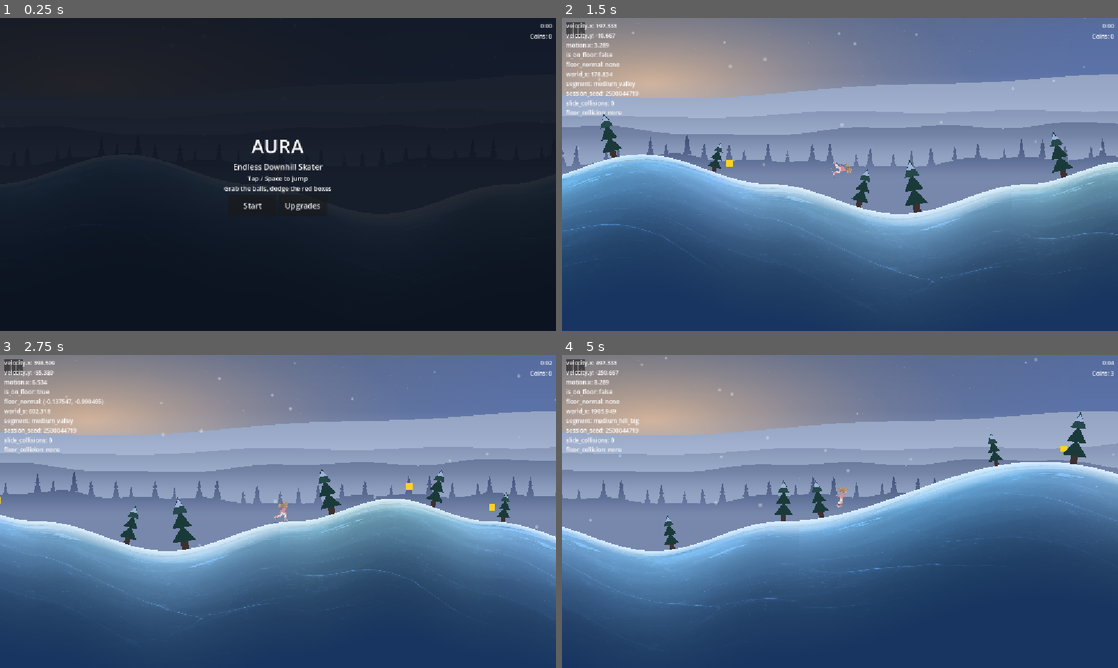
Above: before the commit, frames 1-4 (two rows, left to right).
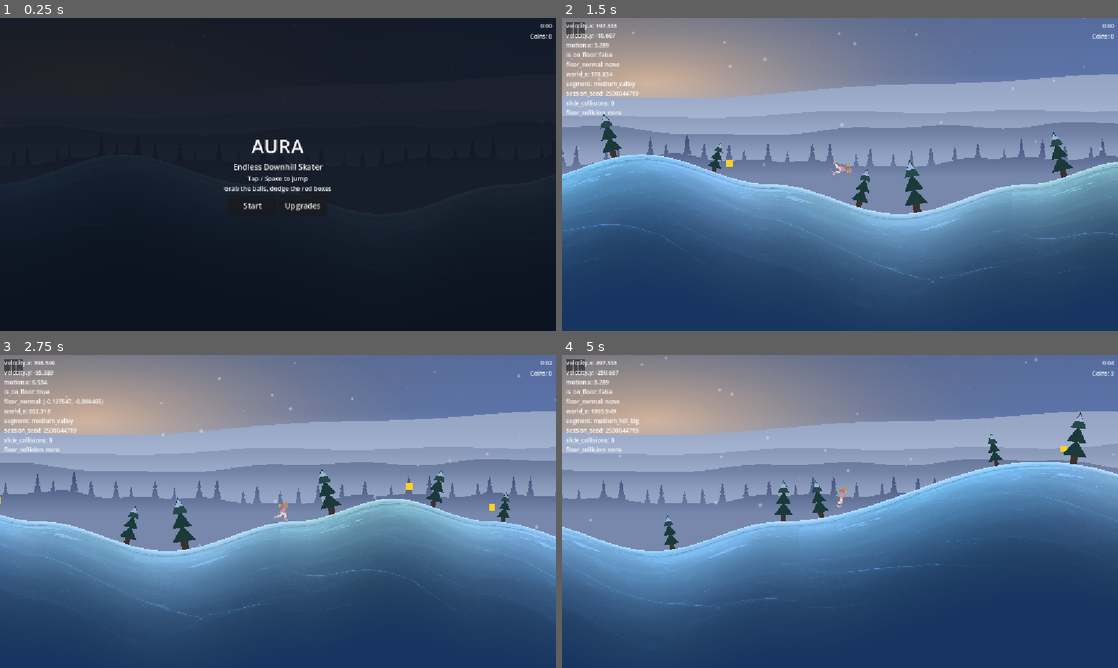
Above: after the commit, the same moments.

Repository: Kiernan-Hub/Aurora
Game: Godot game, scene res://scenes/main.tscn
Same seed, same stepped clock (60 frames per second), same inputs: the game is played once before the commit and once after it.
Inputs (mouse positions are in pixels of both pictures, inside the frame that each line leads up to):
- Up to frame 1 (0.25 s): no input
- Up to frame 2 (1.5 s): click "Start" at 0.5 s; tap Enter (ui_accept) at 1.25 s; move the mouse to (962, 158) at 1.27 s; hold Up (ui_up) from 1.28 s (still down); tap M at 1.35 s; click (962, 158) at 1.42 s
- Up to frame 3 (2.75 s): tap Enter (ui_accept) at 1.52, 1.82 s; release Up (ui_up) at 2 s; drag from (166, 527) to (522, 486) at 2.02 s
- Up to frame 4 (5 s): move the mouse to (895, 442) at 2.77 s; hold Up (ui_up) 2.78-3.5 s; tap M at 2.85, 4.35 s; drag from (812, 574) to (1023, 536) at 3.52 s; move the mouse to (1006, 558) at 4.27 s; hold Down (ui_down) from 4.28 s (still down); tap Enter (ui_accept) at 4.52, 4.82 s

The runs differ from the first frame. In frame 2, 2.7% of the frame differs, in the area x 0-100%, y 43-66%; in frame 3, 2.7%; in frame 4, 2.8%, in the area x 0-100%, y 34-65%.

Commit message:
Thin the snow cap to a frost line, so the ice's own cracks stay dominant
The cap read as a thick rolled edge -- snowboard-y -- and became the dominant thing
on the slope. That is backwards: the tile's cracks and facets are what the ice is
supposed to be carrying, and the cap is meant to be a frost line catching the light
on the lip. Its VARIATION is what makes it read, not its mass.

Depth 10-44px -> 3-13px, and snow_cap_strength down ~40% across all eight biomes.

Both were needed, and the distinction is worth keeping: depth changes the AREA the
band covers, snow_cap_strength changes the PEAK. sky_layer_check measures peak
contribution, which comes from the fully-opaque top row -- so thinning alone would
have left the measured number completely unchanged while fixing the actual
complaint, and lowering strength alone would have faded it without making it
thinner. Noted in biomes.md so the next retune does not chase one knob.

Side effect confirming the interaction 2b already documented: IceHue readings went
UP, 25-33 to 28-37, because a thinner cap occludes less of the ice surface where
the hue drift lives.

Measured (floor 24/255):
  arctic_dawn 72  pale_morning 70  glacier_teal 48  mauve_haze 65
  sunset_rose 38  violet_dusk 54  twilight_blue 69  starlit_night 78

Verified by frame: the ride line is now a fine bright edge that thickens and thins,
with the ice's cracks clearly the dominant texture. SKY_LAYER_CHECK PASS (34
measurements), BIOME_CHECK PASS, TERRAIN_INVARIANT PASS. project.godot clean --
checked deliberately, since the Godot editor is currently open on this project and
--editor rewrites it.

Co-Authored-By: Claude Opus 5 <noreply@anthropic.com>

Diff:
--- a/resources/biomes/arctic_dawn.tres
+++ b/resources/biomes/arctic_dawn.tres
@@ -31,7 +31,7 @@
 ice_depth = Color(0.24, 0.55, 1.0, 1)
 ice_hue_variance = 0.14
 snow_cap_color = Color(0.98, 0.99, 1, 1)
-snow_cap_strength = 0.75
+snow_cap_strength = 0.45
 snow_tint = Color(0.96, 0.98, 1, 0.44)
 snow_density_scale = 1.0
 mist_strength = 0.5
--- a/resources/biomes/glacier_teal.tres
+++ b/resources/biomes/glacier_teal.tres
@@ -32,7 +32,7 @@
 ice_depth = Color(0.18, 0.74, 0.68, 1)
 ice_hue_variance = 0.15
 snow_cap_color = Color(0.96, 1, 1, 1)
-snow_cap_strength = 0.45
+snow_cap_strength = 0.3
 ice_texture = ExtResource("2")
 snow_tint = Color(1, 1, 1, 0.42)
 snow_density_scale = 1.0
--- a/resources/biomes/mauve_haze.tres
+++ b/resources/biomes/mauve_haze.tres
@@ -32,7 +32,7 @@
 ice_depth = Color(0.32, 0.64, 1.0, 1)
 ice_hue_variance = 0.13
 snow_cap_color = Color(1, 0.99, 1, 1)
-snow_cap_strength = 0.7
+snow_cap_strength = 0.42
 ice_texture = ExtResource("2")
 snow_tint = Color(1, 0.98, 1, 0.44)
 snow_density_scale = 1.0
--- a/resources/biomes/pale_morning.tres
+++ b/resources/biomes/pale_morning.tres
@@ -31,7 +31,7 @@
 ice_depth = Color(0.48, 0.72, 0.98, 1)
 ice_hue_variance = 0.14
 snow_cap_color = Color(1, 1, 1, 1)
-snow_cap_strength = 0.85
+snow_cap_strength = 0.5
 snow_tint = Color(1, 1, 1, 0.34)
 snow_density_scale = 0.7
 mist_strength = 0.75
--- a/resources/biomes/starlit_night.tres
+++ b/resources/biomes/starlit_night.tres
@@ -31,7 +31,7 @@
 ice_depth = Color(0.1, 0.34, 0.8, 1)
 ice_hue_variance = 0.0
 snow_cap_color = Color(0.9, 0.94, 1, 1)
-snow_cap_strength = 0.8
+snow_cap_strength = 0.48
 snow_tint = Color(0.92, 0.96, 1, 0.5)
 snow_density_scale = 0.8
 mist_strength = 0.2
--- a/resources/biomes/sunset_rose.tres
+++ b/resources/biomes/sunset_rose.tres
@@ -31,7 +31,7 @@
 ice_depth = Color(0.7, 0.58, 0.88, 1)
 ice_hue_variance = 0.16
 snow_cap_color = Color(1, 0.96, 0.93, 1)
-snow_cap_strength = 0.6
+snow_cap_strength = 0.36
 snow_tint = Color(1, 0.96, 0.94, 0.4)
 snow_density_scale = 0.9
 mist_strength = 0.45
--- a/resources/biomes/twilight_blue.tres
+++ b/resources/biomes/twilight_blue.tres
@@ -31,7 +31,7 @@
 ice_depth = Color(0.18, 0.46, 0.92, 1)
 ice_hue_variance = 0.12
 snow_cap_color = Color(0.95, 0.97, 1, 1)
-snow_cap_strength = 0.7
+snow_cap_strength = 0.42
 snow_tint = Color(0.95, 0.98, 1, 0.46)
 snow_density_scale = 1.0
 mist_strength = 0.3
--- a/resources/biomes/violet_dusk.tres
+++ b/resources/biomes/violet_dusk.tres
@@ -31,7 +31,7 @@
 ice_depth = Color(0.42, 0.46, 0.96, 1)
 ice_hue_variance = 0.13
 snow_cap_color = Color(0.98, 0.97, 1, 1)
-snow_cap_strength = 0.65
+snow_cap_strength = 0.4
 snow_tint = Color(0.98, 0.97, 1, 0.42)
 snow_density_scale = 1.0
 mist_strength = 0.4
--- a/scripts/terrain/terrain_generator.gd
+++ b/scripts/terrain/terrain_generator.gd
@@ -803,12 +803,21 @@
 const ICE_HUE_PHASE_OFFSET: float = 1.7
 
 # --- Snow cap ------------------------------------------------------------------------------
-# Depth of the settled-snow band below the ride line, in px. The band's LOWER edge is displaced
-# by a function of world_x between these two, which is the whole point: the tile's own snow
-# band repeats every ICE_TILE_WORLD_WIDTH, so the ride line otherwise has the same profile
-# forever. Shallow -- this is a rim of snow, not a second terrain layer.
-const SNOW_CAP_DEPTH_MIN: float = 10.0
-const SNOW_CAP_DEPTH_MAX: float = 44.0
+# Depth of the frost line below the ride line, in px. The band's LOWER edge is displaced by a
+# function of world_x between these two, which is the whole point: the tile's own snow band
+# repeats every ICE_TILE_WORLD_WIDTH, so the ride line otherwise has the same profile forever.
+#
+# THIN, AND DELIBERATELY SO (retuned 2026-08-10). The first cut ran 10-44px, which read as a
+# thick rolled edge -- "snowboard-y" -- and became the dominant thing on the slope. The ice's
+# own cracks and facets are supposed to carry that. This is a frost line catching the light on
+# the lip, not a second terrain layer, so it stays under ~14px and its VARIATION is what makes
+# it read, not its mass.
+#
+# Note thinning does not lower what sky_layer_check measures: peak contribution comes from the
+# fully-opaque top row, so depth changes the AREA covered and snow_cap_strength changes the
+# peak. Thinning alone would have kept the same number while fixing the actual complaint.
+const SNOW_CAP_DEPTH_MIN: float = 3.0
+const SNOW_CAP_DEPTH_MAX: float = 13.0
 # Deliberately different wavelengths from the hue drift, and again unrelated to
 # ICE_TILE_WORLD_WIDTH (1200), so cap thickness, colour drift and texture repeat never line up.
 const SNOW_CAP_WAVELENGTH_LONG: float = 1700.0
Not shown, changed: docs/development/biomes.md
